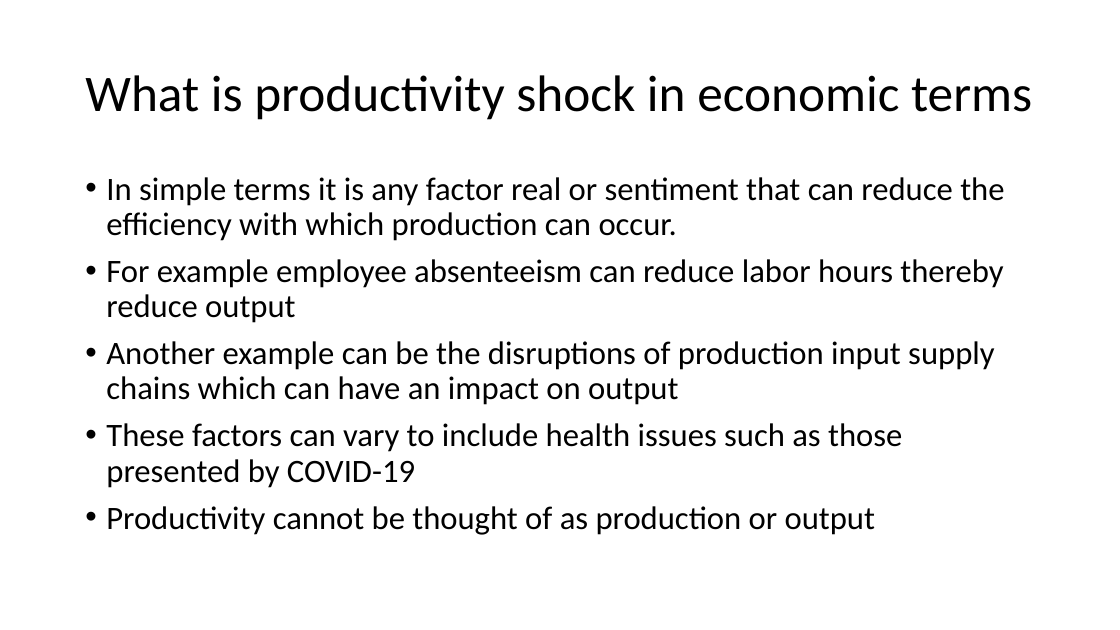
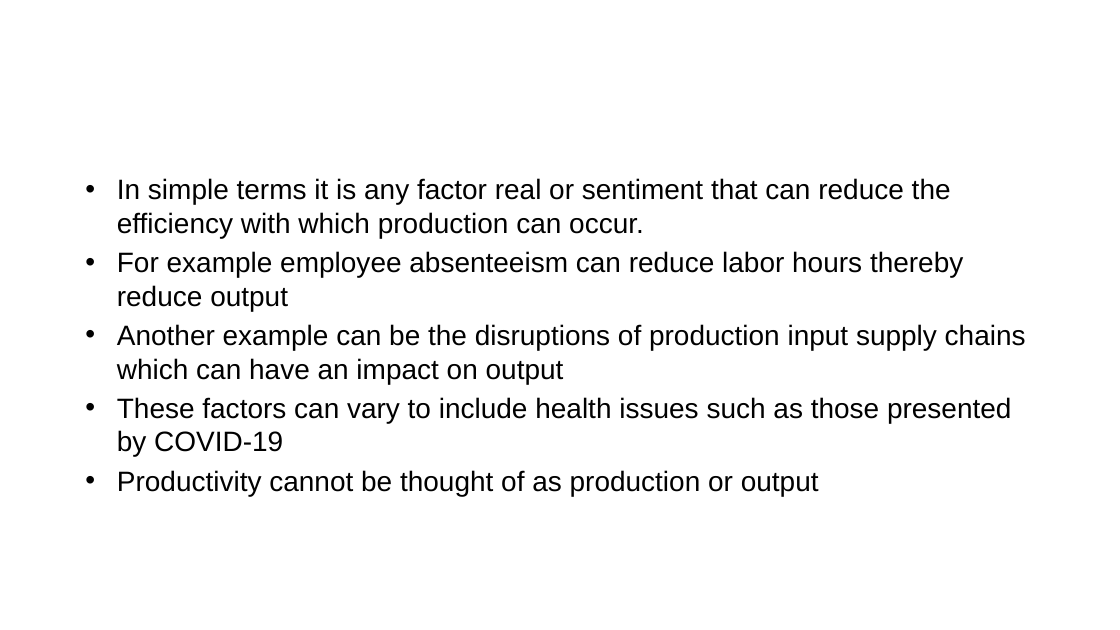
Before and after one commit to xolaniss/COVID_19, a slide deck: slide 2 of COVID-19 Economic Impact.pptx. Drawn at 1120x630 pixels with LibreOffice and Linux fonts; fonts in the diff are those of the drawing; background and template pictures are left out. Boxes give left, top, right and bottom in pixels: in the first picture for what was removed or moved away, otherwise in the second. Text is boxed around its words. In the diff, an @@ line names an element or a change of style, - is before the commit and + after.

```diff
--- a/COVID-19 Economic Impact.pptx
+++ b/COVID-19 Economic Impact.pptx
@@ text at [85,75,1032,120]: text changed; size 44 to 25 pt; font Calibri to Arial; text colour #000000 to #FFFFFF; bold on @@
-What is productivity shock in economic terms
+What is productivity shock in economic terms?
@@ text "In simple terms it is ..." at [117,178,1026,496]: size 28 to 24 pt, font Calibri to Arial; indent changed; line spacing 0.9 to 1; less space between paragraphs @@
```
Also in this commit, not shown: 12 other slides changed, 1 slide removed, 1 other file.
